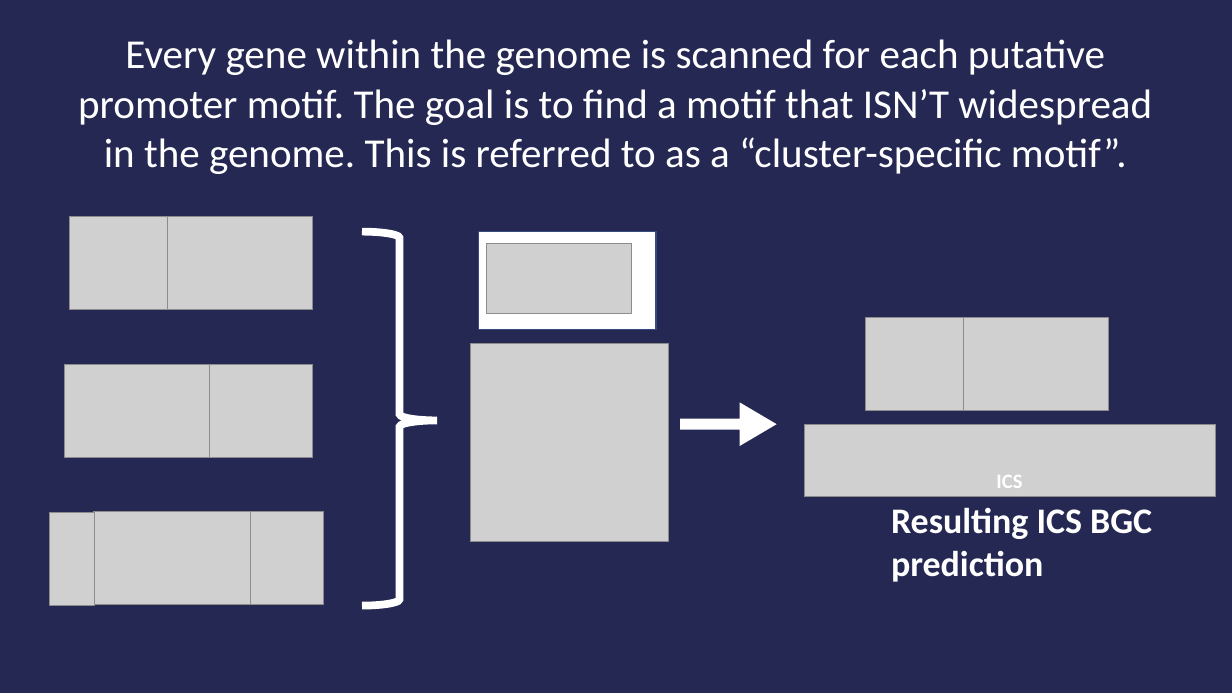
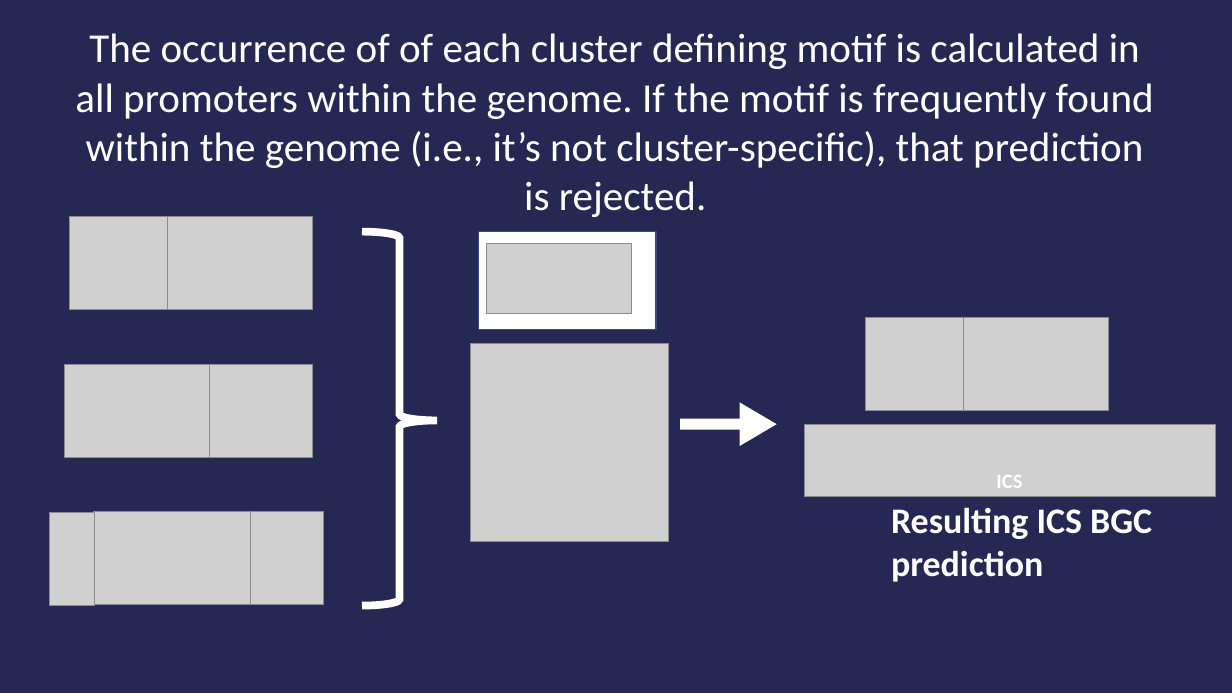
Before and after one commit to gnick18/FungalICS_Website, a slide deck: slide 5 of Images/CassisExplanation.pptx. Drawn at 1232x693 pixels with LibreOffice and Linux fonts; fonts in the diff are those of the drawing; grey boxes stand for pictures. Boxes give left, top, right and bottom in pixels: in the first picture for what was removed or moved away, otherwise in the second. Text is boxed around its words. In the diff, an @@ line names an element or a change of style, - is before the commit and + after.

Commit message:
new slides

```diff
--- a/Images/CassisExplanation.pptx
+++ b/Images/CassisExplanation.pptx
@@ text at <box>75,33,1154,217</box>: text changed @@
-Every gene within the genome is scanned for each putative promoter motif. The goal is to find a motif that ISN’T widespread in the genome. This is referred to as a “cluster-specific motif”.
+The occurrence of of each cluster defining motif is calculated in all promoters within the genome. If the motif is frequently found within the genome (i.e., it’s not cluster-specific), that prediction is rejected.
```
Also in this commit, not shown: 4 other slides changed, 2 slides added, 10 other files.
